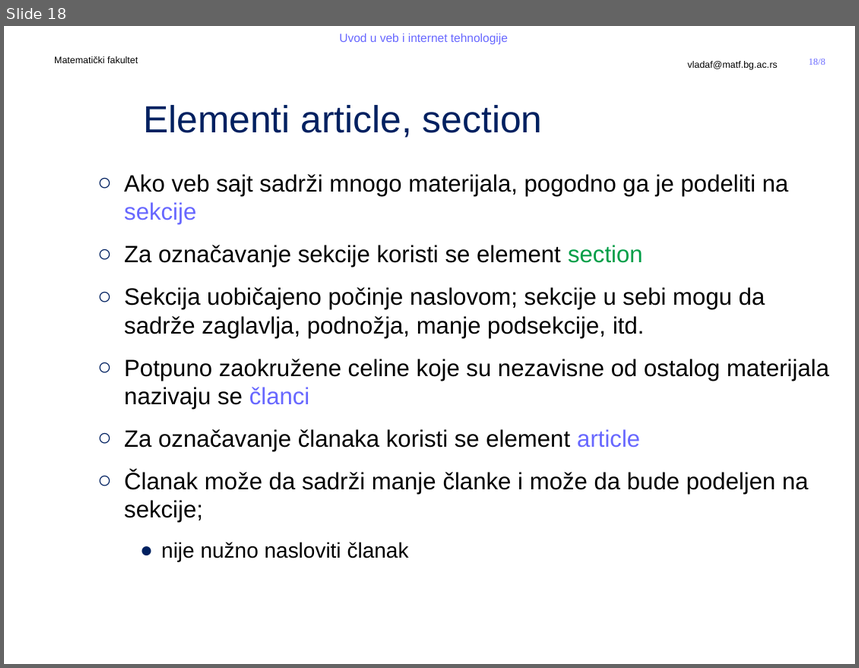
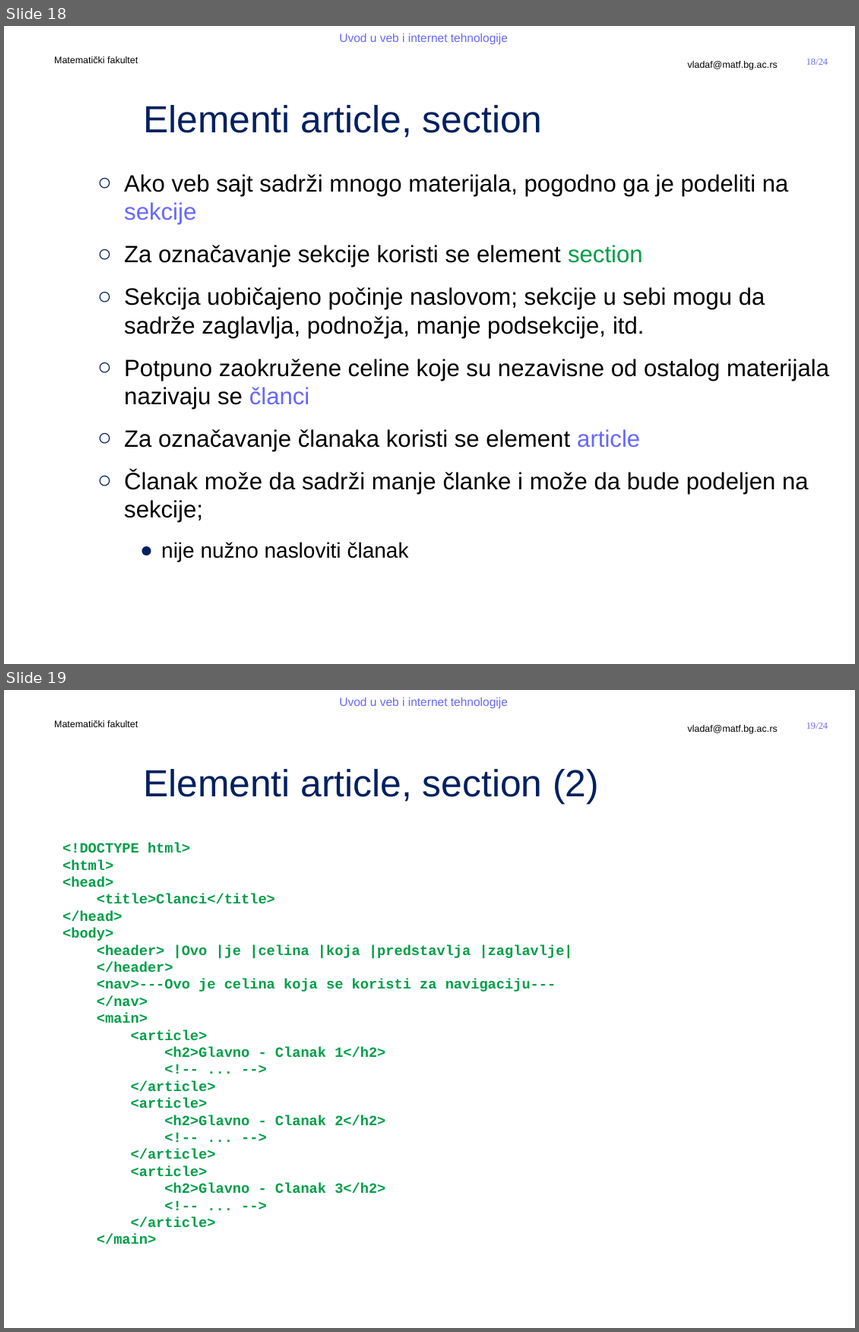
Before and after one commit to MatfUVIT/info, a slide deck: predavanja/prezentacije/UVIT03-01-HTML 5.pptx. Shown one above the other, each under a label of ours: slide 18 before the commit, slides 18 and 19 after it. The pictures are 859x668 and 859x1332 pixels, drawn with LibreOffice and Linux fonts; fonts in the diff are those of the drawing; background and template pictures are left out. Boxes give left, top, right and bottom in pixels: in the first picture for what was removed or moved away, otherwise in the second. Text is boxed around its words. In the diff, an @@ line names an element or a change of style, - is before the commit and + after.

```diff
--- a/predavanja/prezentacije/UVIT03-01-HTML 5.pptx
+++ b/predavanja/prezentacije/UVIT03-01-HTML 5.pptx
@@ slide 19 added at [4,690,855,1328], background #FFFFFF; not listed: 5 template elements that a slide beside it also shows @@
@@ title added at [143,769,599,804], 32 pt, text #002060 @@
+Elementi article, section (2)
@@ text added at [63,843,573,1245], 12 pt, text #009E47, bold @@
+<!DOCTYPE html>
+<html>
+<head>
+<title>Clanci</title>
+</head>
+<body>
+<header> |Ovo |je |celina |koja |predstavlja |zaglavlje|
+</header>
+<nav>---Ovo je celina koja se koristi za navigaciju---
+</nav>
+<main>
+<article>
+<h2>Glavno - Clanak 1</h2>
+<!-- ... -->
+</article>
+<article>
+<h2>Glavno - Clanak 2</h2>
+<!-- ... -->
+</article>
+<article>
+<h2>Glavno - Clanak 3</h2>
+<!-- ... -->
+</article>
+</main>
@@ page number at [807,59,828,65]: text changed @@
-18/8
+18/24
```
Also in this commit, not shown: 2 slides changed, 3 other slides added, 1 slide removed, 2 other files.
